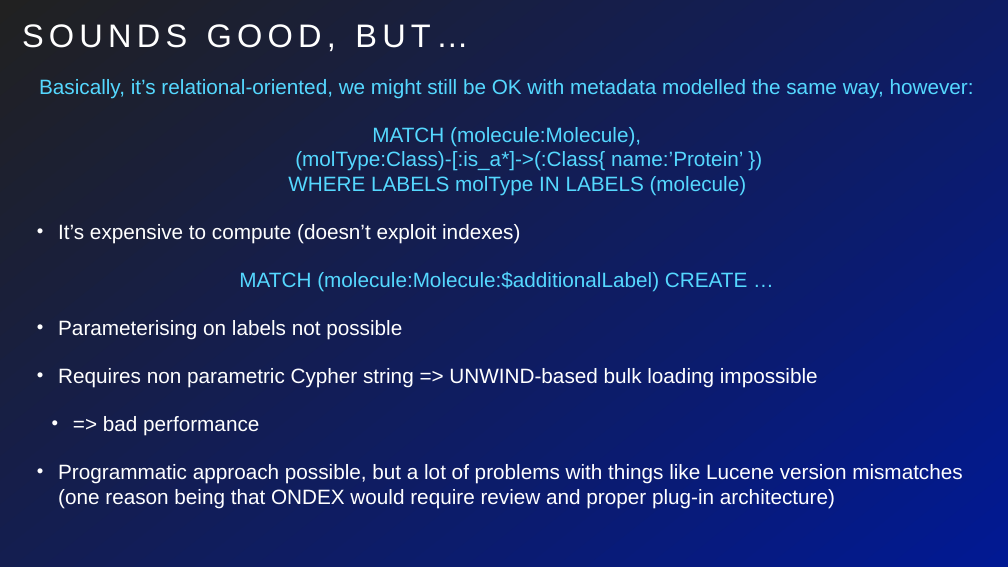
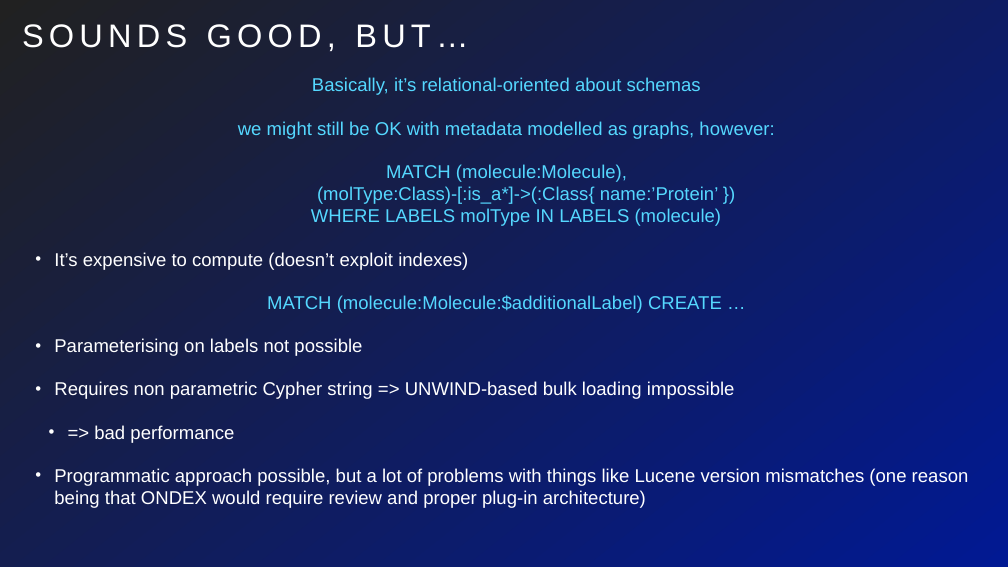
Before and after one commit to marco-brandizi/odx_neo4j_converter_test, a slide deck: slide 25 of test_report/ondex_graphdb_eval.pptx. Drawn at 1008x567 pixels with LibreOffice and Linux fonts; fonts in the diff are those of the drawing. Boxes give left, top, right and bottom in pixels: in the first picture for what was removed or moved away, otherwise in the second. Text is boxed around its words. In the diff, an @@ line names an element or a change of style, - is before the commit and + after.

```diff
--- a/test_report/ondex_graphdb_eval.pptx
+++ b/test_report/ondex_graphdb_eval.pptx
@@ text at (x1=238, y1=77, x2=774, y2=139): text changed; size 39.5 to 35.4 pt @@
-BASICALLY, IT’S RELATIONAL-ORIENTED, WE MIGHT STILL BE OK WITH METADATA MODELLED THE SAME WAY, HOWEVER:
+BASICALLY, IT’S RELATIONAL-ORIENTED ABOUT SCHEMAS
+WE MIGHT STILL BE OK WITH METADATA MODELLED AS GRAPHS, HOWEVER:
@@ text at (x1=54, y1=164, x2=969, y2=508): size 39.5 to 35.4 pt in "MATCH (MOLECULE:MOLECULE), (MOLTYPE:CLASS)-[:IS_A*]->(:CLASS ...", "It’s expensive to compute (doesn’t exploit indexes)", "MATCH (MOLECULE:MOLECULE:$ADDITIONALLABEL) CREATE …", "Parameterising on labels not possible" and 3 more places; indent changed; less space between paragraphs @@
```
Also in this commit, not shown: 4 other slides changed, 1 other file.
